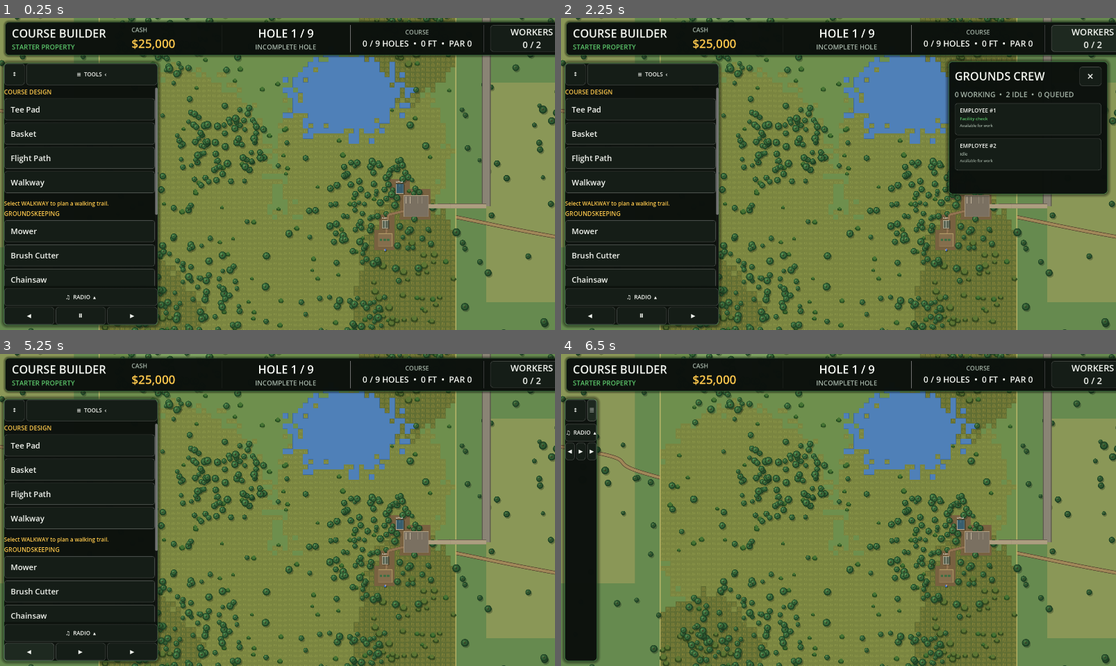
Above: before the commit, frames 1-4 (two rows, left to right).
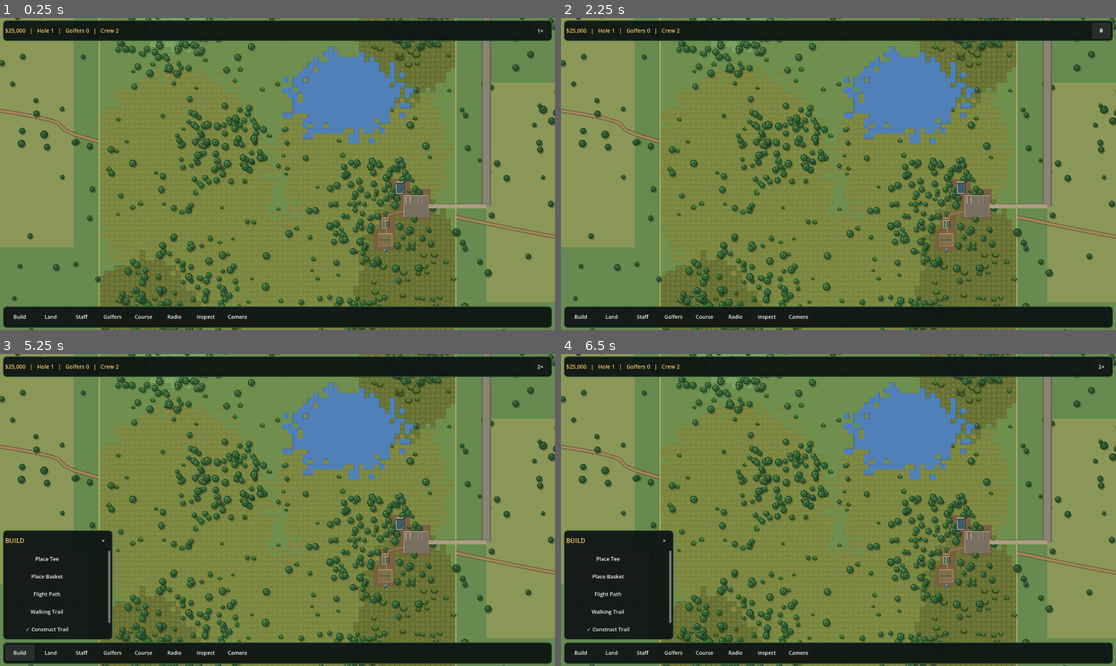
Above: after the commit, the same moments.

Repository: jmessierdg/disc-golf-empire
Game: Godot game, scene res://Main.tscn
Two runs of this game, one before a commit and one after it. Both use one fixed random seed, a clock stepped at 60 frames per second and the inputs below.
Inputs (mouse positions are in pixels of both pictures, inside the frame that each line leads up to):
- Up to frame 1 (0.25 s): no input
- Up to frame 2 (2.25 s): click (1093, 39) at 0.5 s, where only the run before the commit has a clickable "WORKERS 0 / 2"; click (1099, 30) at 1.25 s, where only the run after the commit has a clickable "2×"; click (1099, 30) at 2 s, where only the run after the commit has a clickable "4×"
- Up to frame 3 (5.25 s): click "Ⅱ" at 2.75 s; click (538, 366) at 3.5 s, where only the run after the commit has a clickable "1×"; click (16, 410) at 4.25 s, where only the run before the commit has a clickable "↕"; click (22, 653) at 5 s, where only the run after the commit has a clickable "Build"
- Up to frame 4 (6.5 s): click (655, 410) at 5.75 s, where only the run before the commit has a clickable "≡ TOOLS ‹"

The runs differ from the first frame. In frame 1, 34% of the frame differs, in the area x 0-100%, y 0-100%; in frame 2, 47%; in frame 3, 29%; in frame 4, 21%.

Commit message:
Update main.gd

Diff:
--- a/main.gd
+++ b/main.gd
@@ -40,6 +40,7 @@
 
 const PATH_MANAGER_SCRIPT = preload("res://path_manager.gd")
 const GOLFER_MANAGER_SCRIPT = preload("res://golfer_manager.gd")
+const HUD_MANAGER_SCRIPT = preload("res://hud_manager.gd")
 
 const RADIO_MANAGER_SCRIPT = preload(
 	"res://radio_manager.gd"
@@ -61,6 +62,7 @@
 var radio_manager
 var path_manager
 var golfer_manager
+var hud_manager
 
 
 # ==================================================
@@ -293,6 +295,12 @@
 	radio_manager.name = "RadioManager"
 	add_child(radio_manager)
 
+	# Mobile-first management HUD; existing gameplay UI remains functional.
+	hud_manager = HUD_MANAGER_SCRIPT.new()
+	hud_manager.name = "HUDManager"
+	add_child(hud_manager)
+	hud_manager.setup(course_ui, course_manager, economy_manager, job_manager, golfer_manager, radio_manager, camera_controller)
+
 
 # ==================================================
 # INPUT
